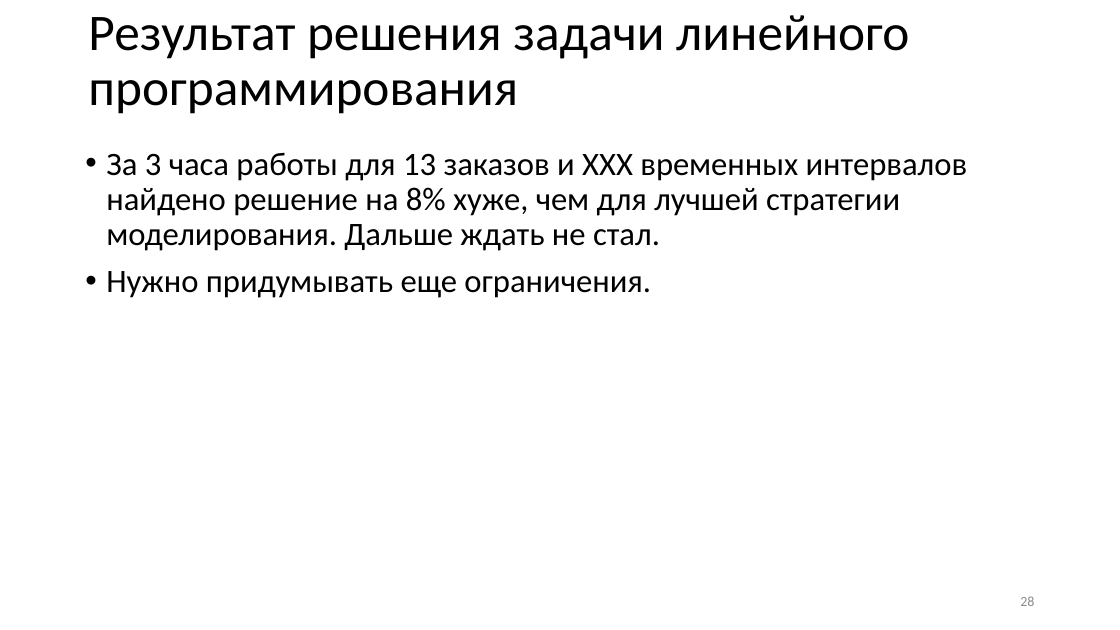
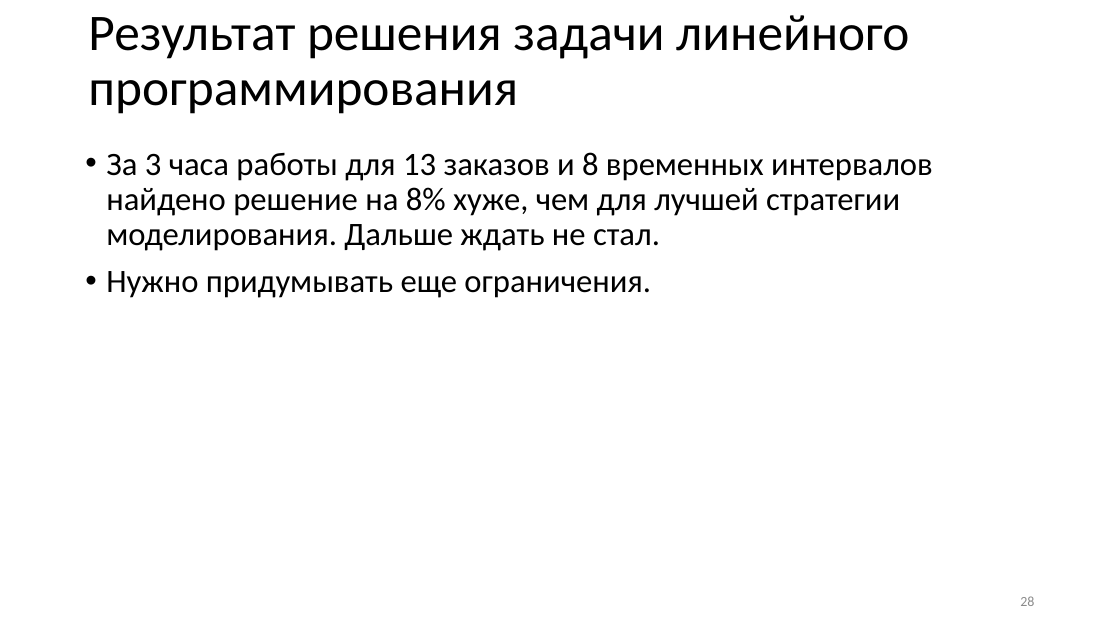
Before and after one commit to alexey-x/ScheduleOpti, a slide deck: slide 28 of presentation/ScheduleOpti.pptx. Drawn at 1120x630 pixels with LibreOffice and Linux fonts; fonts in the diff are those of the drawing. Boxes give left, top, right and bottom in pixels: in the first picture for what was removed or moved away, otherwise in the second. Text is boxed around its words. In the diff, an @@ line names an element or a change of style, - is before the commit and + after.

Commit message:
Tiny update

```diff
--- a/presentation/ScheduleOpti.pptx
+++ b/presentation/ScheduleOpti.pptx
@@ text at box(106, 152, 933, 251): text changed @@
-• За 3 часа работы для 13 заказов и ХХХ временных интервалов найдено решение на 8% хуже, чем для лучшей стратегии моделирования. Дальше ждать не стал.
+• За 3 часа работы для 13 заказов и 8 временных интервалов найдено решение на 8% хуже, чем для лучшей стратегии моделирования. Дальше ждать не стал.
```
